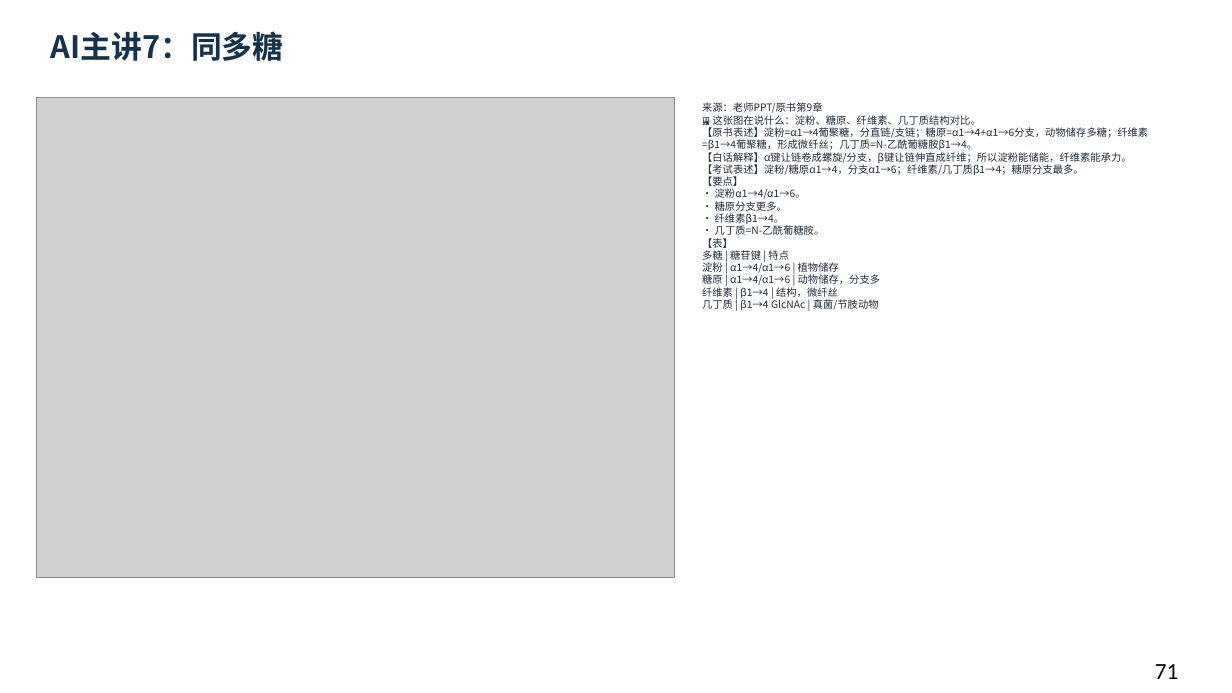
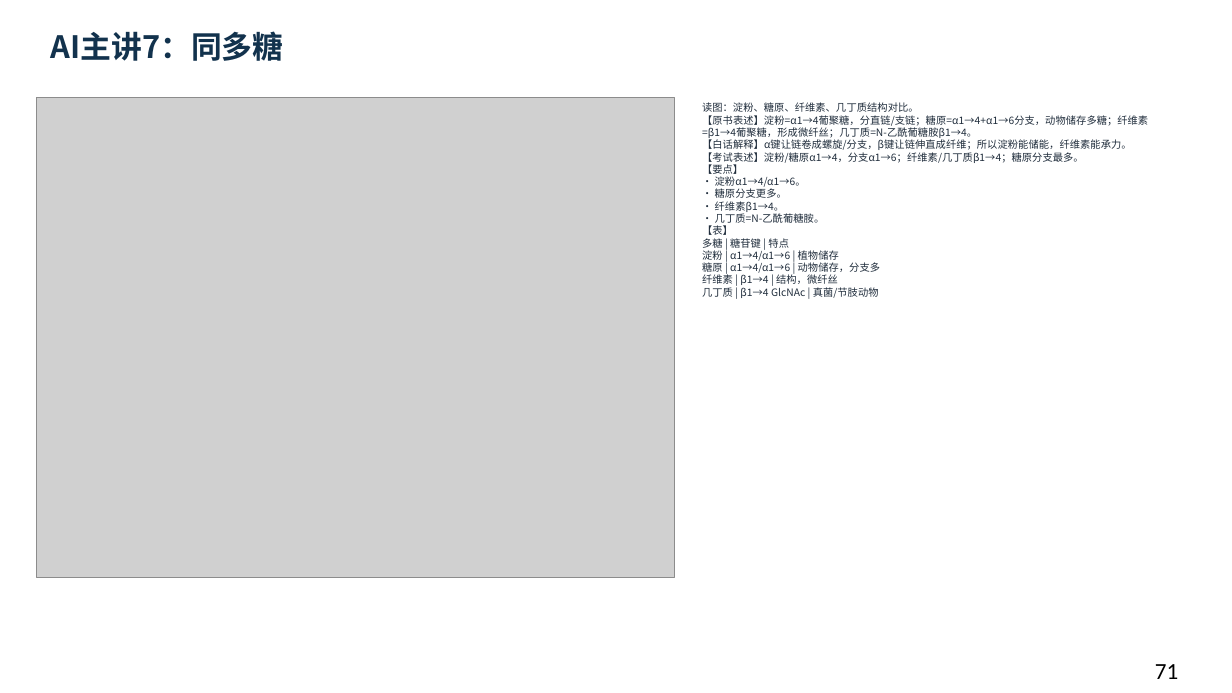
Before and after one commit to newkan-li/Biochemistry, a slide deck: slide 71 of downloads/bc09-ai-style.pptx. Drawn at 1232x693 pixels with LibreOffice and Linux fonts; fonts in the diff are those of the drawing; grey boxes stand for pictures. Boxes give left, top, right and bottom in pixels: in the first picture for what was removed or moved away, otherwise in the second. Text is boxed around its words. In the diff, an @@ line names an element or a change of style, - is before the commit and + after.

Commit message:
bc09补64页老师原页读图讲解:39页缺图注全部补齐,下载PPT同步;版本20261112cdm

```diff
--- a/downloads/bc09-ai-style.pptx
+++ b/downloads/bc09-ai-style.pptx
@@ text at (702,102,1148,298): text changed @@
-来源：老师PPT/原书第9章
-🖼 这张图在说什么：淀粉、糖原、纤维素、几丁质结构对比。
-【原书表述】淀粉=α1→4葡聚糖，分直链/支链；糖原=α1→4+α1→6分支，动物储存多糖；纤维素=β1→4葡聚糖，形成微纤丝；几丁质=N-乙酰葡糖胺β1→4。
-【白话解释】α键让链卷成螺旋/分支，β键让链伸直成纤维；所以淀粉能储能，纤维素能承力。
-【考试表述】淀粉/糖原α1→4，分支α1→6；纤维素/几丁质β1→4；糖原分支最多。
-【要点】
-• 淀粉α1→4/α1→6。
-• 糖原分支更多。
-• 纤维素β1→4。
-• 几丁质=N-乙酰葡糖胺。
-【表】
-多糖 | 糖苷键 | 特点
-淀粉 | α1→4/α1→6 | 植物储存
-糖原 | α1→4/α1→6 | 动物储存，分支多
-纤维素 | β1→4 | 结构，微纤丝
-几丁质 | β1→4 GlcNAc | 真菌/节肢动物
+读图：淀粉、糖原、纤维素、几丁质结构对比。
+【原书表述】淀粉=α1→4葡聚糖，分直链/支链；糖原=α1→4+α1→6分支，动物储存多糖；纤维素=β1→4葡聚糖，形成微纤丝；几丁质=N-乙酰葡糖胺β1→4。
+【白话解释】α键让链卷成螺旋/分支，β键让链伸直成纤维；所以淀粉能储能，纤维素能承力。
+【考试表述】淀粉/糖原α1→4，分支α1→6；纤维素/几丁质β1→4；糖原分支最多。
+【要点】
+• 淀粉α1→4/α1→6。
+• 糖原分支更多。
+• 纤维素β1→4。
+• 几丁质=N-乙酰葡糖胺。
+【表】
+多糖 | 糖苷键 | 特点
+淀粉 | α1→4/α1→6 | 植物储存
+糖原 | α1→4/α1→6 | 动物储存，分支多
+纤维素 | β1→4 | 结构，微纤丝
+几丁质 | β1→4 GlcNAc | 真菌/节肢动物
```
Also in this commit, not shown: 104 other slides changed, 5 other files.
